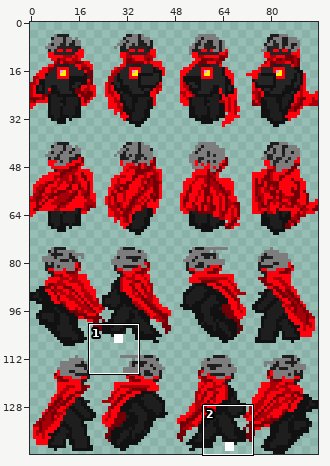
One commit to this sprite sheet: Take Home Test/Resources/enemy.png. The picture above shows the old version from afar; the outline marks the close-up.
Close-up. Earlier state:
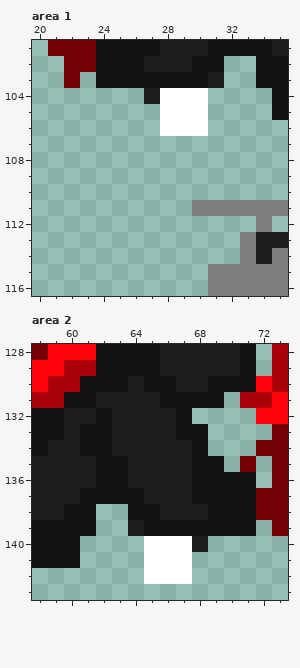
The file is 96x144 pixels. Colours within 5 levels of each other are drawn and written as one. Shown: area 1: x 20..35, y 101..116; area 2: x 58..73, y 128..143.
The result:
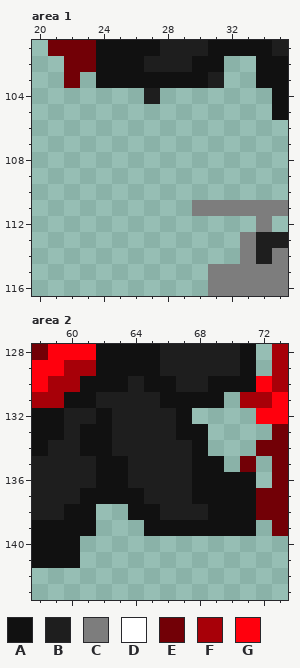
Palette (. is transparent): A #111111  B #1e1e1e  C #7d7d7d  D #ffffff  E #720006  F #a70008  G #ff000d
Change:
Area 1:
y 104..106: x 28..30 DDD -> ...
Area 2:
y 139: x 64 B -> .
y 140: x 65..68 DDDB -> ....
y 141..142: x 65..67 DDD -> ...
